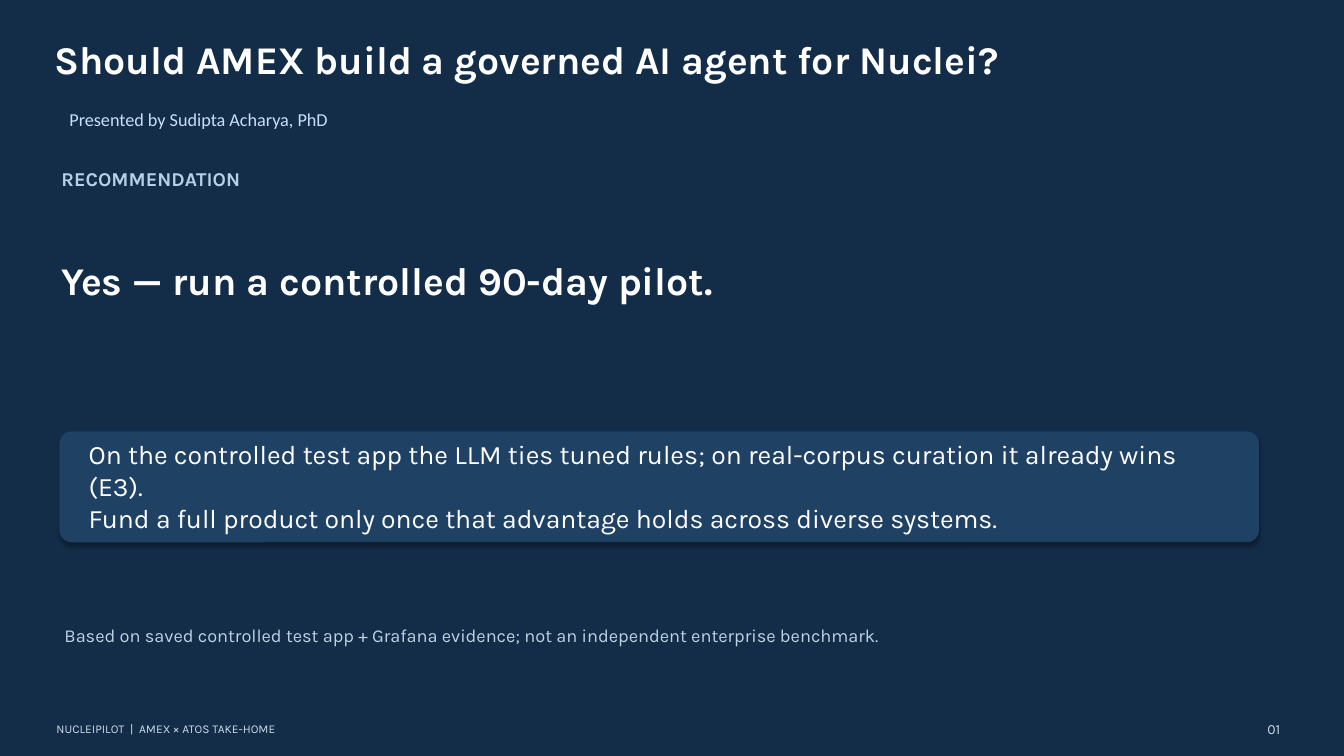
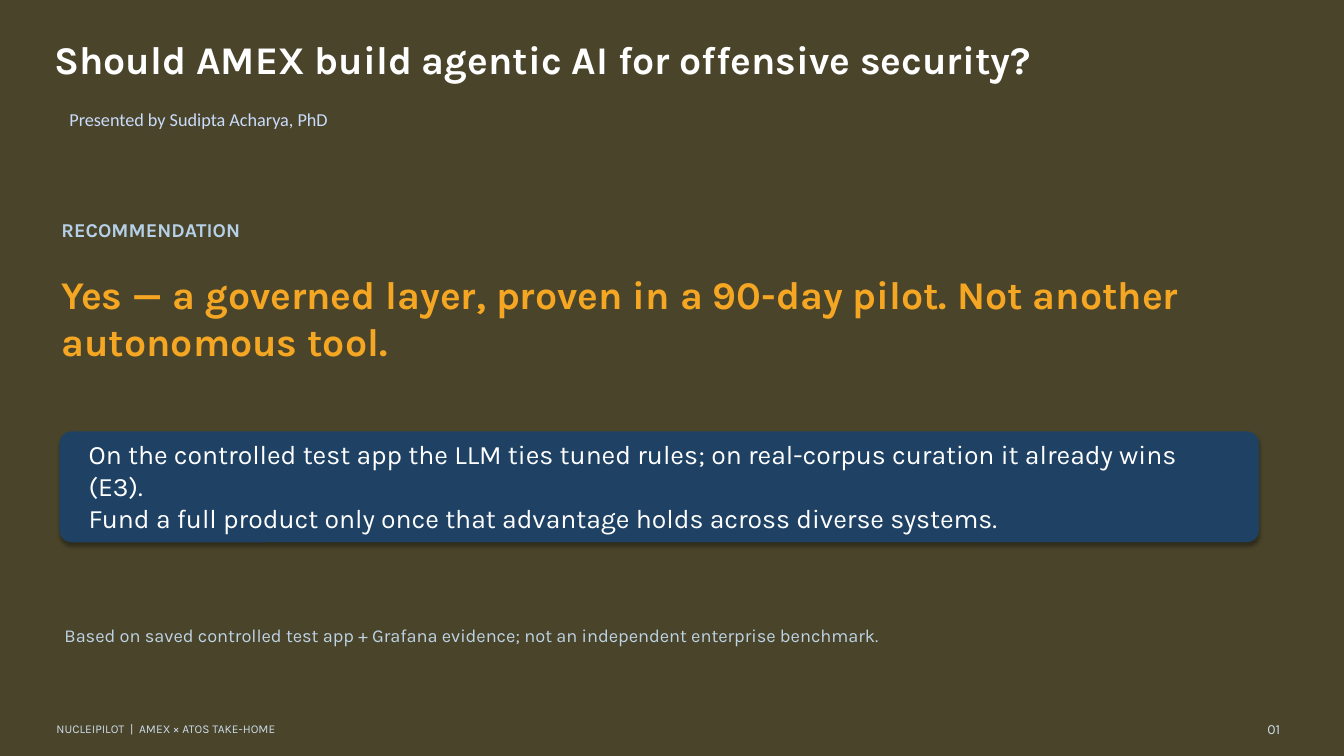
Before and after one commit to Acharya320/NucleiPilot, a slide deck: slide 1 of presentation/AXP_Executive_Deck.pptx. Drawn at 1344x756 pixels with LibreOffice and Linux fonts; fonts in the diff are those of the drawing. Boxes give left, top, right and bottom in pixels: in the first picture for what was removed or moved away, otherwise in the second. Text is boxed around its words. In the diff, an @@ line names an element or a change of style, - is before the commit and + after.

```diff
--- a/presentation/AXP_Executive_Deck.pptx
+++ b/presentation/AXP_Executive_Deck.pptx
@@ rectangle at (0, 0, 1344, 756): fill #132D49 to #4A452A @@
@@ text at (54, 46, 1030, 84): text changed @@
-Should AMEX build a governed AI agent for Nuclei?
+Should AMEX build agentic AI for offensive security?
@@ text "RECOMMENDATION": place and size @@
-text "RECOMMENDATION" at (61, 173, 240, 186)
+text "RECOMMENDATION" at (61, 224, 240, 238)
@@ text at (61, 281, 1178, 357): text changed; text colour #FFFFFF to #F5A623 @@
-Yes — run a controlled 90-day pilot.
+Yes — a governed layer, proven in a 90-day pilot. Not another autonomous tool.
```
Also in this commit, not shown: 2 other slides changed.
